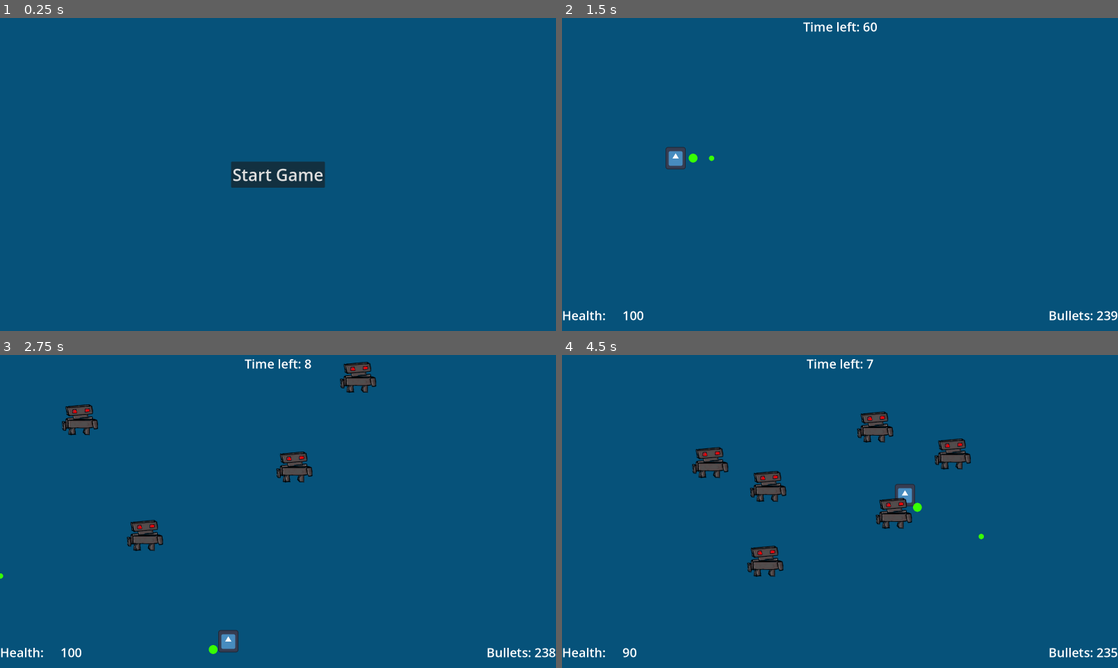
Above: before the commit, frames 1-4 (two rows, left to right).
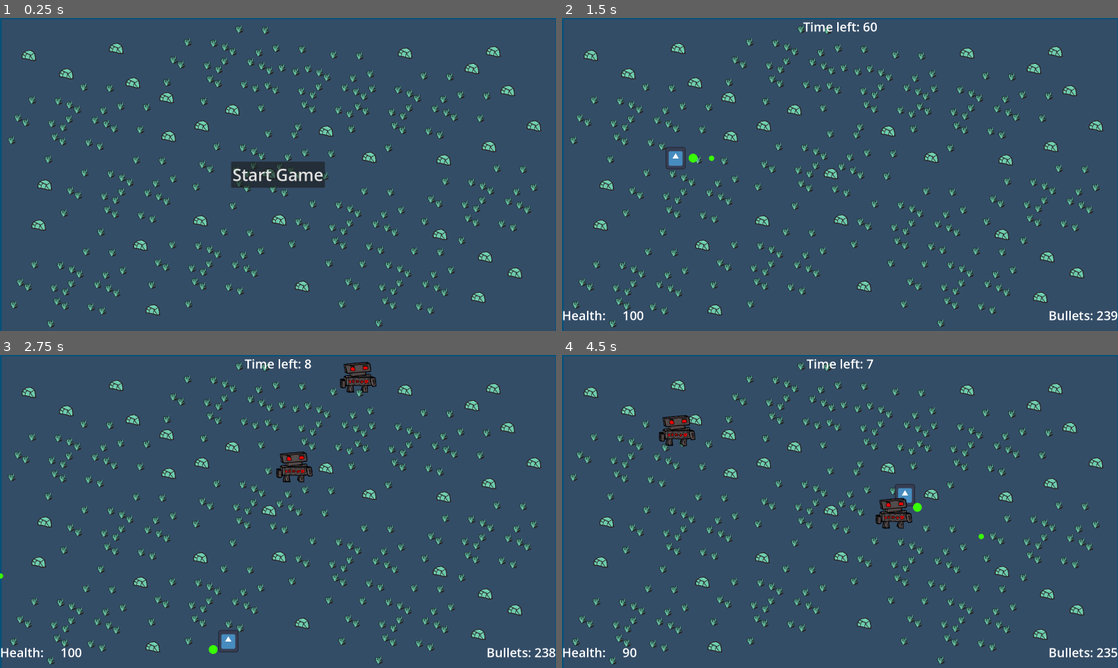
Above: after the commit, the same moments.

Repository: BujarMuharemi/game-jam-5
Game: Godot game, scene res://main.tscn
The game is run twice, just before and just after one commit, with the same random seed, the same clock (stepped at 60 frames per second) and the same inputs. The engine's default icon, where the game draws it, is replaced by a stand-in: a white triangle on a blue panel in a dark square.
Inputs (mouse positions are in pixels of both pictures, inside the frame that each line leads up to):
- Up to frame 1 (0.25 s): no input
- Up to frame 2 (1.5 s): click "Start Game" at 0.5 s; tap Enter at 1.25 s; move the mouse to (962, 158) at 1.27 s; hold Right (move_right) from 1.28 s (still down); click (962, 158) at 1.35 s
- Up to frame 3 (2.75 s): move the mouse to (166, 527) at 2.02 s; release Right (move_right) at 2.03 s; hold Down (move_down) from 2.03 s (still down); click (166, 527) at 2.1 s
- Up to frame 4 (4.5 s): move the mouse to (895, 442) at 2.77 s; release Down (move_down) at 2.78 s; hold Right (move_right) 2.78-3.53 s; click (895, 442) at 2.85 s; move the mouse to (812, 574) at 3.52 s; hold Up (move_up) 3.53-4.28 s; click (812, 574) at 3.6 s; move the mouse to (1006, 558) at 4.27 s; hold Left (move_left) from 4.28 s (still down); click (1006, 558) at 4.35 s

The runs differ from the first frame. In frame 1, 98% of the frame differs, in the area x 0-100%, y 0-100%; in frame 2, 98%; in frame 3, 98%; in frame 4, 98%.

Commit message:
added background and new robot sprites. started to create enemy animations

Diff:
--- a/enemy/enemy.tscn
+++ b/enemy/enemy.tscn
@@ -1,10 +1,48 @@
-[gd_scene load_steps=4 format=3 uid="uid://b8v7kke37c442"]
+[gd_scene load_steps=7 format=3 uid="uid://b8v7kke37c442"]
 
 [ext_resource type="Script" path="res://enemy/enemy.gd" id="1_e857k"]
-[ext_resource type="Texture2D" uid="uid://bdcrc8t0thyhq" path="res://enemy/robot.png" id="1_gjnns"]
+[ext_resource type="Texture2D" uid="uid://4rjote1nfwnv" path="res://enemy/robot3.png" id="2_c2q80"]
 
 [sub_resource type="RectangleShape2D" id="RectangleShape2D_qvdsf"]
-size = Vector2(68, 73)
+size = Vector2(72, 81)
+
+[sub_resource type="Animation" id="Animation_f6d3u"]
+resource_name = "enemy_walk"
+loop_mode = 1
+step = 1.0
+tracks/0/type = "value"
+tracks/0/imported = false
+tracks/0/enabled = true
+tracks/0/path = NodePath(".:rotation")
+tracks/0/interp = 1
+tracks/0/loop_wrap = true
+tracks/0/keys = {
+"times": PackedFloat32Array(0, 0.0001, 1),
+"transitions": PackedFloat32Array(1, 1, 1),
+"update": 0,
+"values": [0.0, 0.0, 0.42586]
+}
+
+[sub_resource type="Animation" id="Animation_ccfid"]
+length = 0.001
+tracks/0/type = "value"
+tracks/0/imported = false
+tracks/0/enabled = true
+tracks/0/path = NodePath(".:rotation")
+tracks/0/interp = 1
+tracks/0/loop_wrap = true
+tracks/0/keys = {
+"times": PackedFloat32Array(0),
+"transitions": PackedFloat32Array(1),
+"update": 0,
+"values": [0.0]
+}
+
+[sub_resource type="AnimationLibrary" id="AnimationLibrary_e8ckk"]
+_data = {
+"RESET": SubResource("Animation_ccfid"),
+"enemy_walk": SubResource("Animation_f6d3u")
+}
 
 [node name="Enemy" type="Area2D" groups=["enemy"]]
 script = ExtResource("1_e857k")
@@ -12,10 +50,15 @@
 
 [node name="Sprite2D" type="Sprite2D" parent="."]
 scale = Vector2(0.5, 0.5)
-texture = ExtResource("1_gjnns")
+texture = ExtResource("2_c2q80")
 
 [node name="CollisionShape2D" type="CollisionShape2D" parent="."]
-position = Vector2(-1, 2)
+position = Vector2(-2, 2.5)
 shape = SubResource("RectangleShape2D_qvdsf")
 
+[node name="AnimationPlayer" type="AnimationPlayer" parent="."]
+libraries = {
+"": SubResource("AnimationLibrary_e8ckk")
+}
+
 [connection signal="area_entered" from="." to="." method="_on_body_entered"]
--- a/main.tscn
+++ b/main.tscn
@@ -1,9 +1,10 @@
-[gd_scene load_steps=5 format=3 uid="uid://bqf6lw4ovmxdk"]
+[gd_scene load_steps=6 format=3 uid="uid://bqf6lw4ovmxdk"]
 
 [ext_resource type="PackedScene" uid="uid://bwwu5qt16yfoa" path="res://player/Player.tscn" id="1_ud884"]
 [ext_resource type="Script" path="res://main.gd" id="1_w421u"]
 [ext_resource type="PackedScene" uid="uid://bjo555h12rjt0" path="res://enemy_spawner/enemy_spawner.tscn" id="3_fo8oq"]
 [ext_resource type="PackedScene" uid="uid://ccoojrxg86a8a" path="res://hud/hud.tscn" id="4_51441"]
+[ext_resource type="Texture2D" uid="uid://cfsmw3m18phih" path="res://background5.png" id="5_jrche"]
 
 [node name="Main" type="Node"]
 script = ExtResource("1_w421u")
@@ -14,7 +15,14 @@
 speed = 600
 
 [node name="EnemySpawner" parent="." instance=ExtResource("3_fo8oq")]
-spawnRate = 4
+spawnRate = 2
 
 [node name="HUD" parent="." instance=ExtResource("4_51441")]
 round_time = 10
+
+[node name="Sprite2D" type="Sprite2D" parent="."]
+visibility_layer = 16
+z_index = -2
+position = Vector2(801.5, 456)
+scale = Vector2(0.829688, 0.837037)
+texture = ExtResource("5_jrche")
--- a/player/Player.gd
+++ b/player/Player.gd
@@ -51,7 +51,7 @@
 	if event is InputEventMouseButton and Input.is_action_just_pressed("left_click"):
 		#print('playerPos',position)
 		#print('mousePos',event.position)
-
+		$GunShot.play()
 		var diff = event.position - position
 		diff =  position.direction_to(event.position)
 
--- a/player/Player.tscn
+++ b/player/Player.tscn
@@ -1,9 +1,10 @@
-[gd_scene load_steps=7 format=3 uid="uid://bwwu5qt16yfoa"]
+[gd_scene load_steps=8 format=3 uid="uid://bwwu5qt16yfoa"]
 
 [ext_resource type="Script" path="res://player/Player.gd" id="1_4joht"]
 [ext_resource type="PackedScene" uid="uid://dl71kluf8ejn6" path="res://bullet/bullet2.tscn" id="2_addm8"]
 [ext_resource type="Texture2D" uid="uid://5iomks71v6i0" path="res://player/icon.svg" id="3_jryq2"]
 [ext_resource type="Texture2D" uid="uid://dm5a3kop68oy7" path="res://bullet/bullet.png" id="4_ept1d"]
+[ext_resource type="AudioStream" uid="uid://cmslpqb4a3k4n" path="res://player/single-gunshot-6-101876.mp3" id="5_6mtsn"]
 
 [sub_resource type="RectangleShape2D" id="RectangleShape2D_bjlge"]
 size = Vector2(58, 64)
@@ -36,4 +37,9 @@
 position = Vector2(-1, -0.5)
 shape = SubResource("RectangleShape2D_myw3c")
 
+[node name="GunShot" type="AudioStreamPlayer2D" parent="."]
+stream = ExtResource("5_6mtsn")
+volume_db = -20.8
+pitch_scale = 3.89
+
 [connection signal="area_entered" from="Area2D" to="." method="_on_area_2d_area_entered"]
Binary file added: background.png
Not shown, added: background.png.import
Binary file added: background2.png
Not shown, added: background2.png.import
Binary file added: background3.png
Not shown, added: background3.png.import
Binary file added: background4.png
Not shown, added: background4.png.import
Binary file added: background5.png
Not shown, added: background5.png.import
Binary file added: enemy/robot2.png
Not shown, added: enemy/robot2.png.import
(and 4 more such lines)
